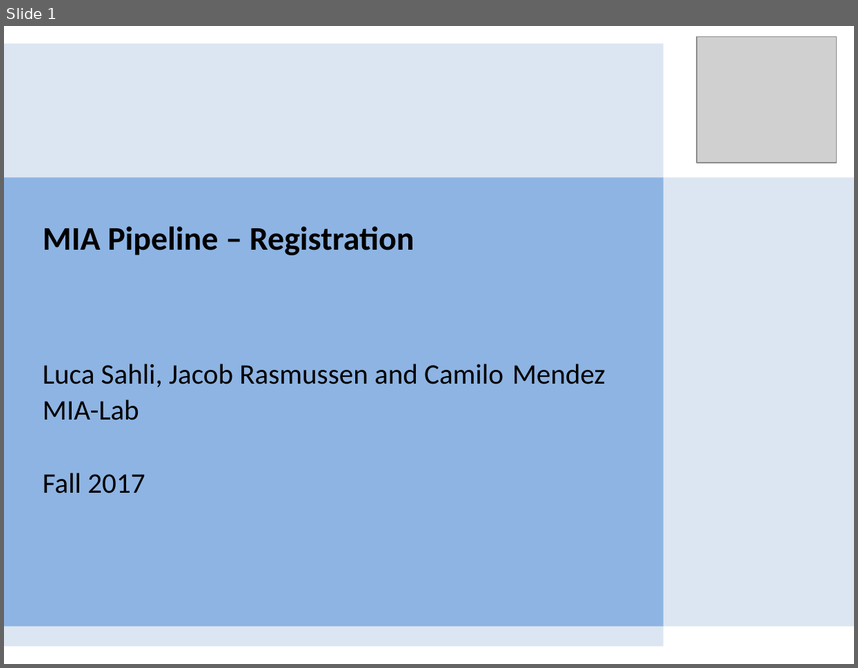
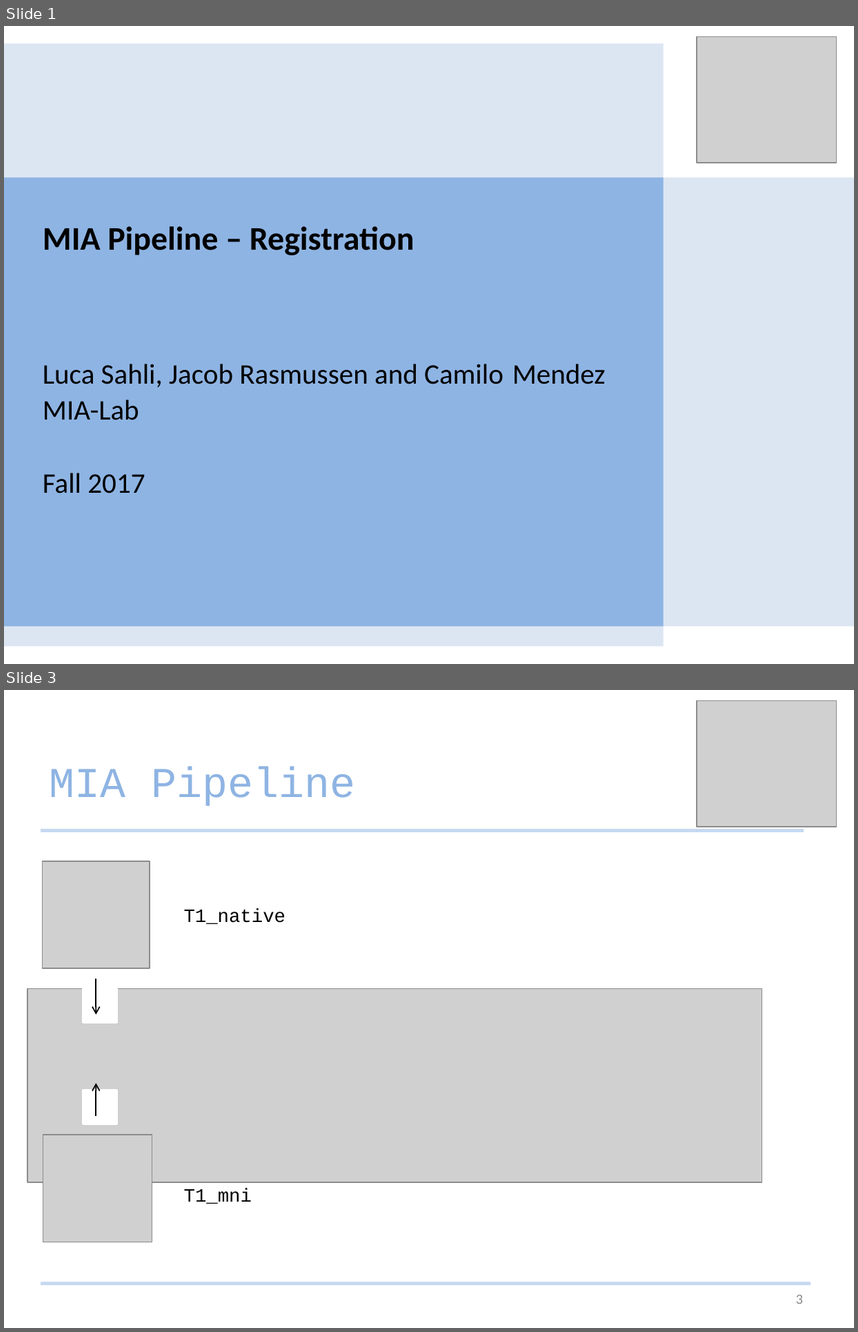
Before and after one commit to Studijacob/MIALab, a slide deck: wd/Documentation/MIALab presentation.pptx. Shown one above the other, each under a label of ours: slide 1 before the commit, slides 1 and 3 after it; the slides between them are not shown. The pictures are 858x668 and 858x1332 pixels, drawn with LibreOffice and Linux fonts; fonts in the diff are those of the drawing; grey boxes stand for pictures. Boxes give left, top, right and bottom in pixels: in the first picture for what was removed or moved away, otherwise in the second. Text is boxed around its words. In the diff, an @@ line names an element or a change of style, - is before the commit and + after.

```diff
--- a/wd/Documentation/MIALab presentation.pptx
+++ b/wd/Documentation/MIALab presentation.pptx
@@ slide 3 added at bbox=[4, 690, 854, 1328], background #FFFFFF @@
@@ picture added at bbox=[697, 701, 837, 827] @@
@@ title added at bbox=[50, 767, 355, 806], 36 pt, text #8EB4E3 @@
+MIA Pipeline
@@ line added from (41, 830) to (804, 830), #C6D9F1 3 pt @@
@@ picture added at bbox=[42, 861, 150, 968] @@
@@ text added at bbox=[184, 908, 286, 924], 16 pt, text #000000 @@
+T1_native
@@ arrow added from (96, 978) to (96, 1014), #000000 1 pt @@
@@ picture added at bbox=[27, 988, 762, 1182] @@
@@ rectangle added at bbox=[83, 988, 116, 1023], fill #FFFFFF, outline #FFFFFF 2 pt @@
@@ arrow added from (96, 1116) to (96, 1083), #000000 1 pt @@
@@ rectangle added at bbox=[83, 1090, 116, 1123], fill #FFFFFF, outline #FFFFFF 2 pt @@
@@ picture added at bbox=[43, 1134, 152, 1242] @@
@@ text added at bbox=[184, 1188, 252, 1203], 16 pt, text #000000 @@
+T1_mni
@@ line added from (41, 1283) to (811, 1283), #C6D9F1 3 pt @@
@@ page number added at bbox=[796, 1294, 803, 1303], 12 pt, text #8C8C8C @@
+3
```
Also in this commit, not shown: 11 slides changed, 4 other slides added, 2 slides removed.
